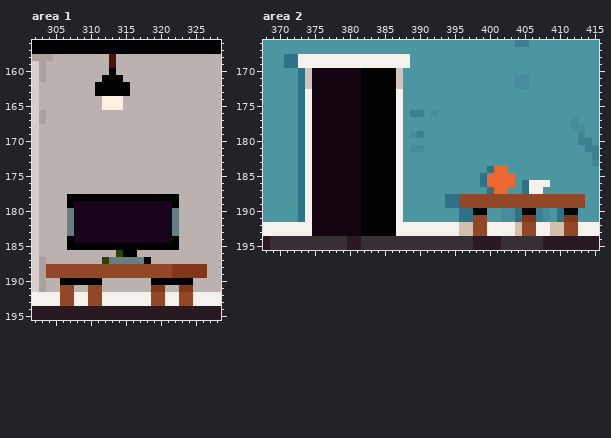
Edited in one commit: pixel-art file (Art/AbstractMockup2.ase). This is how it looked before the edit.
480x270 pixels, 1 frame. Colours within 5 levels of each other are drawn and written as one. Shown: area 1: x 302..328, y 156..195; area 2: x 368..415, y 166..195. The commit also changed other parts of the picture, which this record leaves out.
The result:
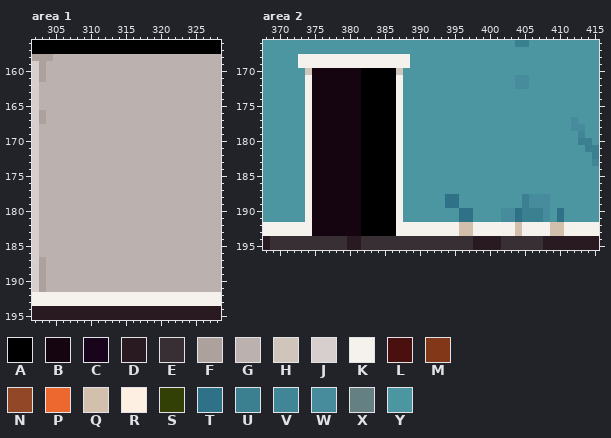
Palette (. is transparent): A #000000  B #150510  C #19051b  D #291a22  E #382f34  F #ada19d  G #bbb1ae  H #d0c5bb  J #d6cfcd  K #f5f1ed  L #4a1010  M #823818  N #924827  P #ec682e  Q #d2c0ad  R #fdefe1  S #334005  T #2f7288  U #3b8090  V #408696  W #468c9c  X #648082  Y #4b96a0
Difference:
layer "Stuff" now hidden
Area 1:
Colour A becomes colour G in row 160 at x 313; in row 161 at x 312 to 314; in rows 162 to 163 at x 311 to 315; in row 178 at x 307 to 322; in row 179 at x 307 and 322; in row 184 at x 307 and 322.
Colour A becomes colour G in row 185 at x 307 to 322; in row 186 at x 315 to 316; in row 187 at x 318; in row 190 at x 306 to 311 and 319 to 324.
Colour C becomes colour G in rows 179 to 184 at x 308 to 321.
Colour L becomes colour G in rows 158 to 159 at x 313.
Colour M becomes colour G in rows 188 to 189 at x 322 to 326; in row 191 at x 319 to 320 and 323 to 324.
Colour N becomes colour G in rows 188 to 189 at x 304 to 321; in row 191 at x 306 to 307 and 310 to 311.
Colour R becomes colour G in rows 164 to 165 at x 312 to 314.
Colour S becomes colour G in row 186 at x 314; in row 187 at x 312.
Colour X becomes colour G in rows 180 to 183 at x 307 and 322; in row 187 at x 313 to 317.
Colour N becomes colour K in rows 192 to 193 at x 306 to 307, 310 to 311, 319 to 320 and 323 to 324.
Area 2:
Colour H becomes colour K in rows 171 to 172 at x 374 and 387.
Colour N becomes colour K in rows 192 to 193 at x 398 to 399, 405 to 406 and 411 to 412.
Colour A becomes colour U in row 190 at x 405 to 406.
Colour M becomes colour U in row 191 at x 405 to 406.
Colour N becomes colour U in rows 188 to 189 at x 405.
Colour N becomes colour W in rows 188 to 189 at x 406 to 408.
Colour A becomes colour Y in row 190 at x 398 to 399 and 411 to 412.
Colour K becomes colour Y in row 186 at x 406 to 408; in row 187 at x 406 to 407.
Colour M becomes colour Y in row 191 at x 411 to 412.
Colour N becomes colour Y in rows 188 to 189 at x 396 to 404 and 409 to 413; in row 191 at x 398 to 399.
Colour P becomes colour Y in row 184 at x 401 to 402; in rows 185 to 186 at x 400 to 403; in row 187 at x 401 to 402.
Colour T becomes colour Y in rows 168 to 169 at x 371 to 372; in rows 170 to 183 at x 373; in row 184 at x 373 and 400; in row 185 at x 373 and 399; in row 186 at x 373, 399 and 405; in row 187 at x 373, 400 and 405.
Colour T becomes colour Y in rows 188 to 191 at x 373.
Colour U becomes colour Y in row 176 at x 389 to 390; in row 179 at x 390.
Colour W becomes colour Y in row 176 at x 392; in row 179 at x 389; in row 181 at x 389 to 390.
